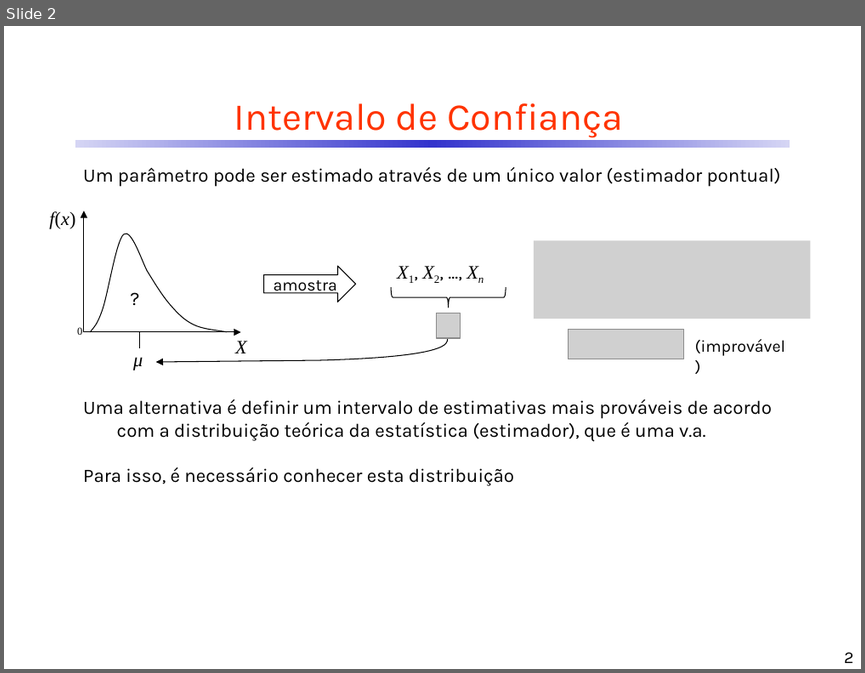
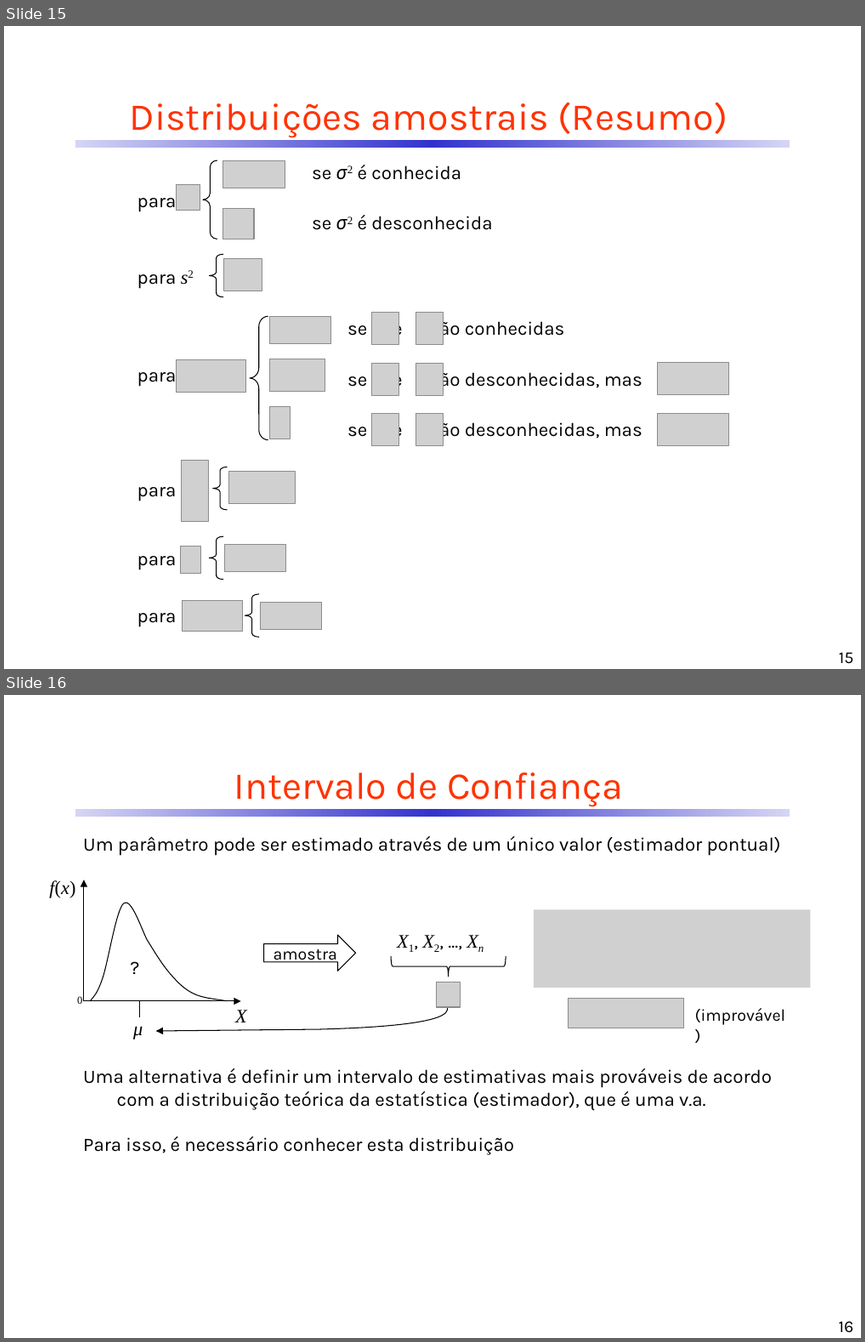
Before and after one commit to CDRenno/Estatistica, a slide deck: ppt/06InfEstat_IntConf.pptx. Shown one above the other, each under a label of ours: slide 2 before the commit, slides 15 and 16 after it. The pictures are 865x673 and 865x1342 pixels, drawn with LibreOffice and Linux fonts; fonts in the diff are those of the drawing; grey boxes stand for pictures. Boxes give left, top, right and bottom in pixels: in the first picture for what was removed or moved away, otherwise in the second. Text is boxed around its words. In the diff, an @@ line names an element or a change of style, - is before the commit and + after.

```diff
--- a/ppt/06InfEstat_IntConf.pptx
+++ b/ppt/06InfEstat_IntConf.pptx
@@ slide 15 added at (x1=4, y1=26, x2=861, y2=669), background #FFFFFF; not listed: 1 template element that a slide beside it also shows @@
@@ title added at (x1=129, y1=102, x2=727, y2=138), 32 pt, text #FF3300 @@
+Distribuições amostrais (Resumo)
@@ group added at (x1=137, y1=160, x2=492, y2=239): 3 texts, 2 pictures, 1 left brace @@
+para
+se σ2 é conhecida
+se σ2 é desconhecida
@@ picture added at (x1=177, y1=184, x2=200, y2=210) @@
@@ left brace added at (x1=209, y1=254, x2=223, y2=297), outline #000000 0.75 pt @@
@@ text added at (x1=137, y1=274, x2=177, y2=289), 16 pt, text #000000 @@
+para s2
@@ picture added at (x1=224, y1=258, x2=262, y2=290) @@
@@ group added at (x1=137, y1=312, x2=729, y2=446): 12 pictures, 4 texts, 1 left brace @@
+para
+se e são conhecidas
+se e são desconhecidas, mas
+se e são desconhecidas, mas
@@ group added at (x1=137, y1=460, x2=296, y2=522): 2 pictures, 1 text, 1 left brace @@
+para
@@ group added at (x1=137, y1=536, x2=286, y2=578): 2 pictures, 1 text, 1 left brace @@
+para
@@ group added at (x1=137, y1=594, x2=322, y2=637): 2 pictures, 1 text, 1 left brace @@
+para
@@ page number added at (x1=839, y1=652, x2=854, y2=664), 14 pt, text #000000 @@
+15
@@ what was slide 2 is now slide 16 @@
@@ page number at (x1=839, y1=1321, x2=854, y2=1332): text changed @@
-2
+16
```
Also in this commit, not shown: 13 other slides added, 3 other files.
